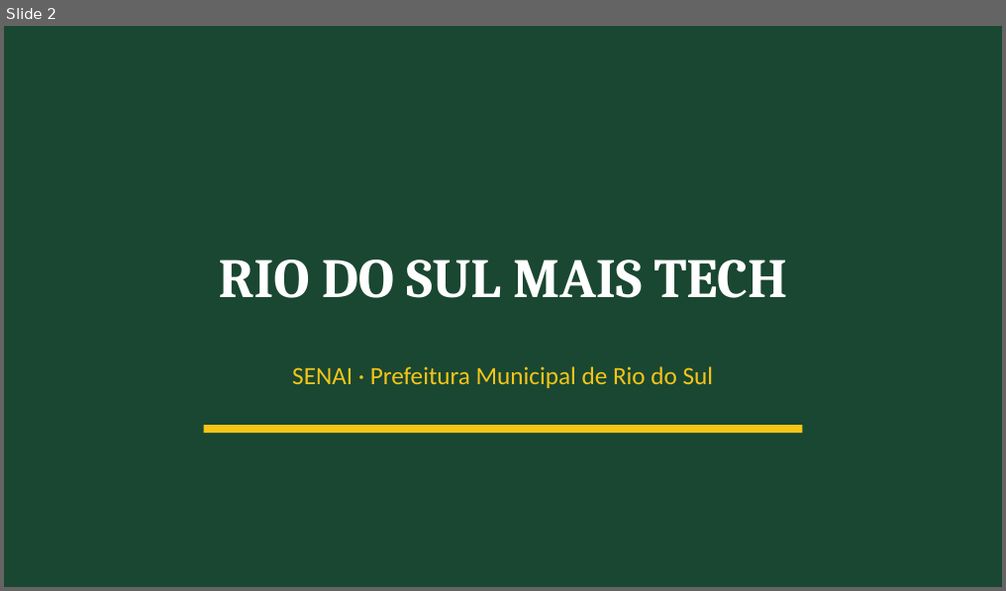
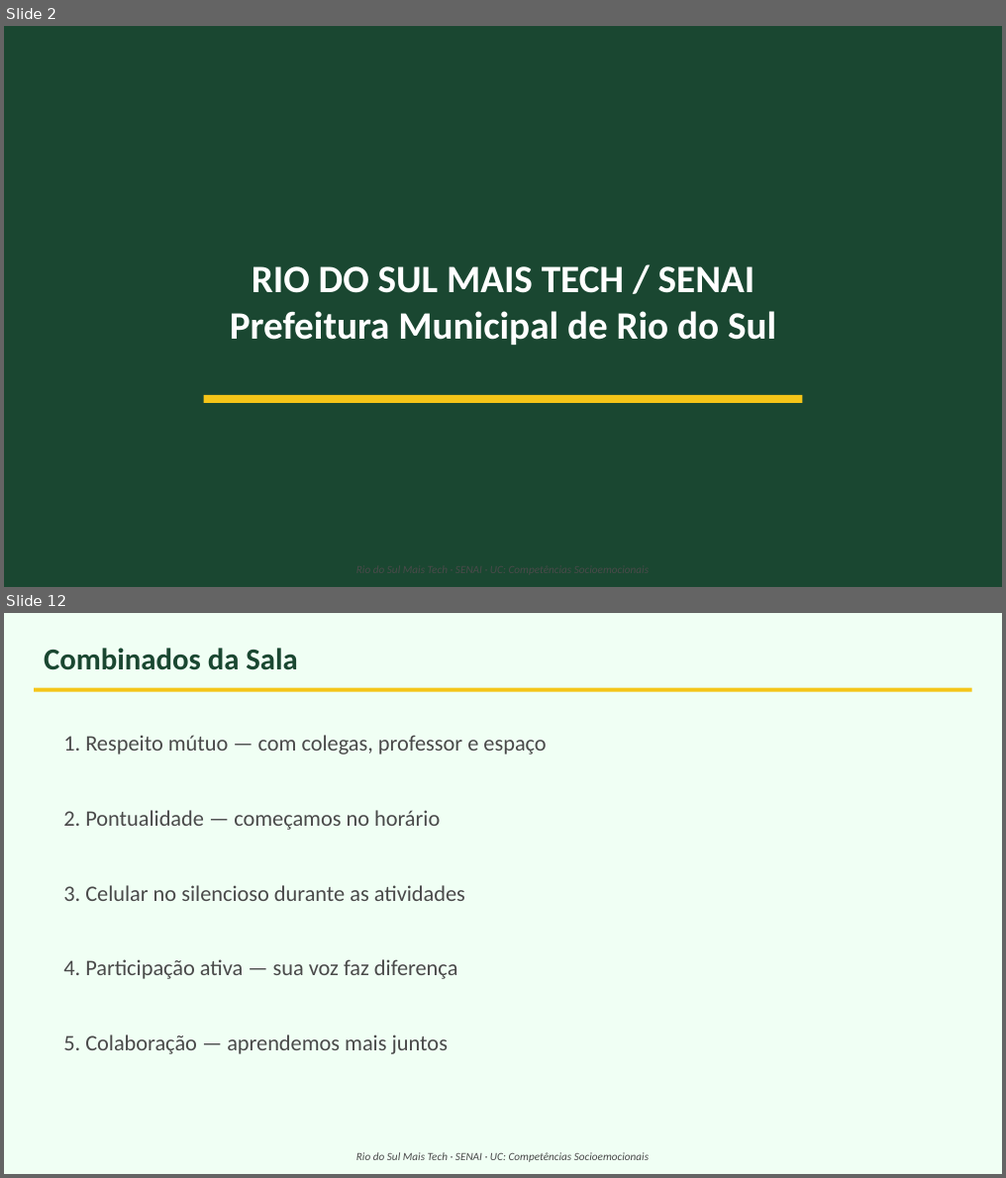
Before and after one commit to Gelvazio/professor-senai, a slide deck: sistema/FICHA-PRODUTO-MAIS-TECH/CompetenciasSocioemocionaisEmpreendedorismo/Slides_Competencias_Socioemocionais_Empreendedorismo.pptx. Shown one above the other, each under a label of ours: slide 2 before the commit, slides 2 and 12 after it; the slides between them are not shown. The pictures are 1006x591 and 1006x1178 pixels, drawn with LibreOffice and Linux fonts; fonts in the diff are those of the drawing. Boxes give left, top, right and bottom in pixels: in the first picture for what was removed or moved away, otherwise in the second. Text is boxed around its words. In the diff, an @@ line names an element or a change of style, - is before the commit and + after.

```diff
--- a/sistema/FICHA-PRODUTO-MAIS-TECH/CompetenciasSocioemocionaisEmpreendedorismo/Slides_Competencias_Socioemocionais_Empreendedorismo.pptx
+++ b/sistema/FICHA-PRODUTO-MAIS-TECH/CompetenciasSocioemocionaisEmpreendedorismo/Slides_Competencias_Socioemocionais_Empreendedorismo.pptx
@@ slide 12 added at <box>4,613,1002,1174</box>, background #F0FFF4 @@
@@ text added at <box>44,648,297,670</box>, 22 pt, text #1A4731, bold @@
+Combinados da Sala
@@ rectangle added at <box>34,688,972,692</box>, fill #F5C518 @@
@@ text added at <box>63,735,546,755</box>, 16 pt, text #4A4A4A @@
+1. Respeito mútuo — com colegas, professor e espaço
@@ text added at <box>63,810,440,830</box>, 16 pt, text #4A4A4A @@
+2. Pontualidade — começamos no horário
@@ text added at <box>63,885,465,901</box>, 16 pt, text #4A4A4A @@
+3. Celular no silencioso durante as atividades
@@ text added at <box>63,959,458,979</box>, 16 pt, text #4A4A4A @@
+4. Participação ativa — sua voz faz diferença
@@ text added at <box>63,1035,448,1055</box>, 16 pt, text #4A4A4A @@
+5. Colaboração — aprendemos mais juntos
@@ text added at <box>356,1153,648,1162</box>, 8 pt, text #4A4A4A, italic @@
+Rio do Sul Mais Tech · SENAI · UC: Competências Socioemocionais
@@ slide 2 changed as well @@
@@ background #FFFFFF to #1A4731 @@
@@ rectangle removed at <box>4,26,1002,586</box> @@
@@ text at <box>230,267,776,345</box>: text changed; size 40 to 28 pt; font Cambria to Calibri @@
-RIO DO SUL MAIS TECH
+RIO DO SUL MAIS TECH / SENAI
+Prefeitura Municipal de Rio do Sul
@@ text removed at <box>292,367,714,388</box> @@
-SENAI · Prefeitura Municipal de Rio do Sul
@@ rectangle: place and size @@
-rectangle at <box>204,425,802,433</box>
+rectangle at <box>204,395,802,403</box>
```
Also in this commit, not shown: 13 other slides changed, 25 other slides added, 16 slides removed.
